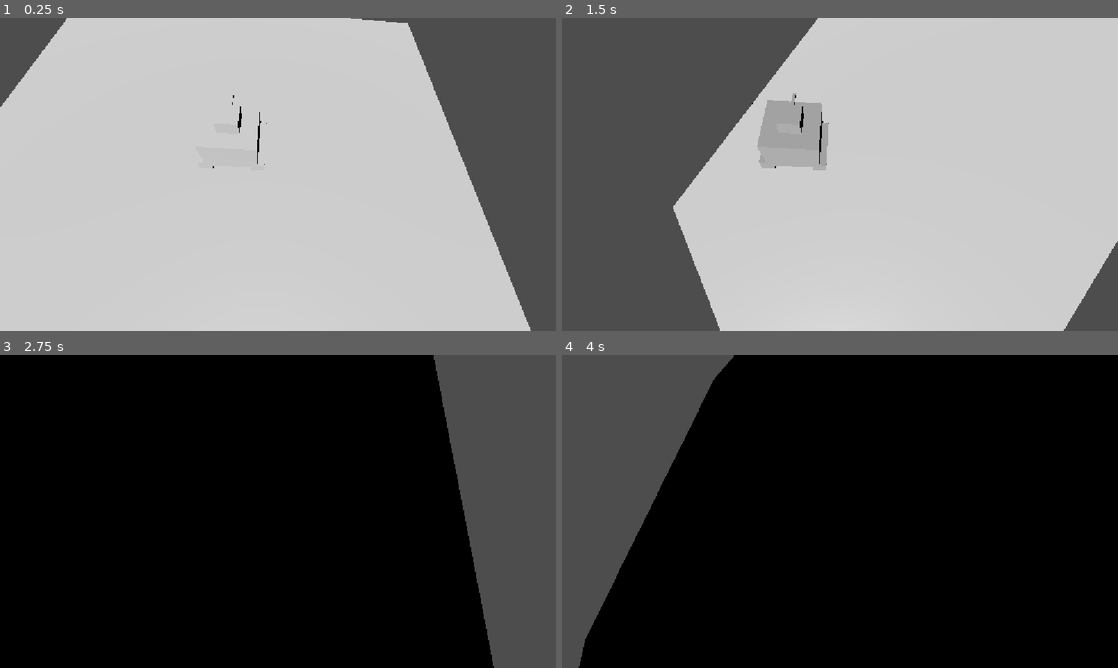
Above: before the commit, frames 1-4 (two rows, left to right).
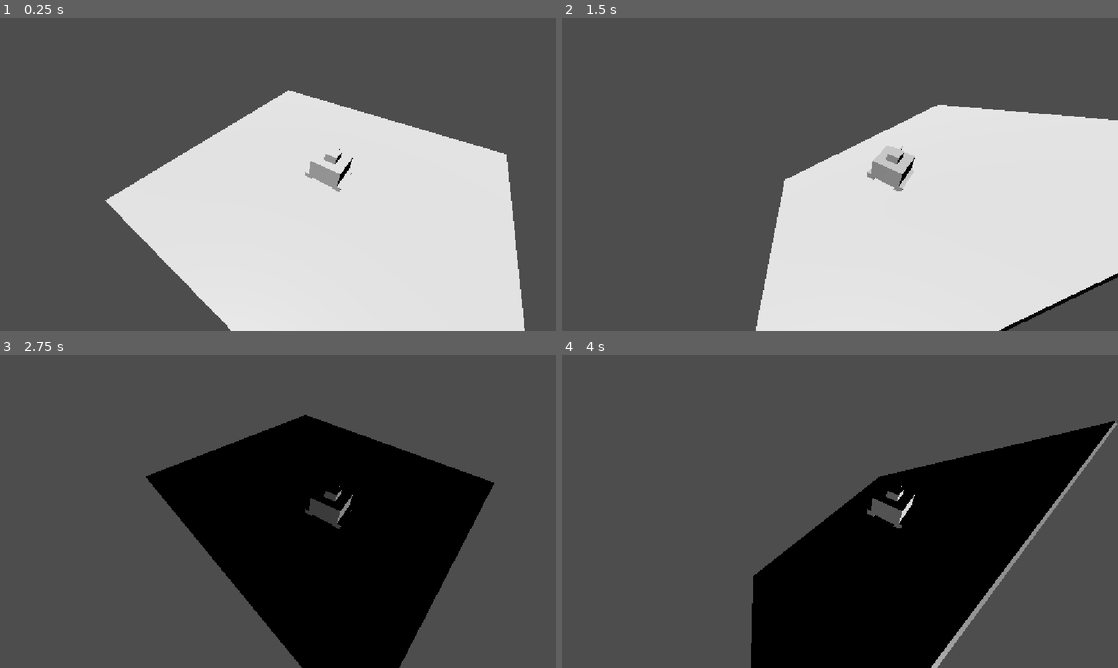
Above: after the commit, the same moments.

Repository: Grihgrix/Tank_Shift
Game: Godot game, scene res://Game scenes/Main_game_scene.tscn
Same seed, same stepped clock (60 frames per second), same inputs: the game is played once before the commit and once after it.
Inputs:
- Up to frame 1 (0.25 s): no input
- Up to frame 2 (1.5 s): tap Enter (ui_accept) at 0.5, 0.6, 0.77, 1.07, 1.35 s; hold Right (ui_right) 0.53-1.28 s; hold Down (ui_down) from 1.28 s (still down)
- Up to frame 3 (2.75 s): tap Enter (ui_accept) at 1.52, 1.82, 2.1 s; release Down (ui_down) at 2.03 s; hold Right (ui_right) from 2.03 s (still down)
- Up to frame 4 (4 s): release Right (ui_right) at 2.78 s; hold Up (ui_up) 2.78-3.53 s; tap Enter (ui_accept) at 2.85, 3.02, 3.32, 3.6, 3.77 s; hold Left (ui_left) from 3.53 s (still down)

The runs differ from the first frame. In frame 1, 46% of the frame differs, in the area x 0-96%, y 0-100%; in frame 2, 32%; in frame 3, 55%; in frame 4, 58%, in the area x 3-100%, y 0-100%.

Commit message:
Fix elevation bug on self shift
The tank now no longer moves away from the tile, and stay at its height

Diff:
--- a/Game scenes/Character scenes/character.gd
+++ b/Game scenes/Character scenes/character.gd
@@ -9,7 +9,7 @@
 
 
 func _ready():
-	pass
+	position.y = 0 # ensures we are on the tile levet
 
 func _physics_process(delta):
 	# Add the gravity.
@@ -19,18 +19,26 @@
 		# Gravity is not to be used in this project
 		# Needs to be replaced by thecharacter sticking to the tile surface
 
-	# Upside-down shift
+	##############
+	# Self-shift #
+	##############
+
+	# Upside-down shift command capture
 	if Input.is_action_just_pressed("ui_accept") and self_shift_triggered == false:
 		# Define the rotation post self shift
 		rotation_z_target = rotation.z + PI
 		self_shift_triggered = true
+		#rotation.z = rotation_z_target
+		#self_shift_triggered = false
 
 	# Operate self-shift
 	if abs(rotation.z - rotation_z_target) > 0.3 and self_shift_triggered:
+		position.y = 0 # ensures we remain on the tile side we are supposed to be on
 		rotation.z = move_toward(rotation.z, rotation_z_target, SHIFT_SPEED * delta)
 	elif abs(rotation.z - rotation_z_target) <= 0.3 and self_shift_triggered:
 		self_shift_triggered = false
 		rotation.z = rotation_z_target
+		position.y = 0 # ensures we remain on the tile side we are supposed to be on
 
 
 	######################################
--- a/Game scenes/Character scenes/character.tscn
+++ b/Game scenes/Character scenes/character.tscn
@@ -336,7 +336,7 @@
 script = ExtResource("1_0wov1")
 
 [node name="Proto_tank" type="Node3D" parent="." unique_id=1523143693]
-transform = Transform3D(0.99999994, 0, 0, 0, 0.99999994, 0, 0, 0, 1, 0, 1.3, 0)
+transform = Transform3D(0.99999994, 0, 0, 0, 0.99999994, 0, 0, 0, 1, 0, 1.15, 0)
 
 [node name="Cube" type="MeshInstance3D" parent="Proto_tank" unique_id=1411612659]
 transform = Transform3D(1, 0, 0, 0, 0.6620976, 0, 0, 0, 1, 0, -0.25772306, 0)
@@ -375,8 +375,8 @@
 mesh = SubResource("ArrayMesh_p4yk3")
 
 [node name="CollisionShape3D" type="CollisionShape3D" parent="." unique_id=931742010]
-transform = Transform3D(0.99999994, 0, 0, 0, 0.99999994, 0, 0, 0, 1, 0, 1.3, 0)
+transform = Transform3D(0.99999994, 0, 0, 0, 0.99999994, 0, 0, 0, 1, 0, 1.15, 0)
 shape = SubResource("BoxShape3D_f7ppj")
 
 [node name="Camera3D" type="Camera3D" parent="." unique_id=419559240]
-transform = Transform3D(0.9976826, -0.045210365, -0.050848354, 0.06494492, 0.40990305, 0.90981406, -0.020290134, -0.911008, 0.41188928, 1.394553, 7.5417957, 4.4893255)
+transform = Transform3D(0.8087248, -0.41591126, 0.4159111, 1.6095969e-10, 0.70710665, 0.7071069, -0.5881873, -0.5718548, 0.5718547, 3.0130458, 9.999996, 10)
--- a/Game scenes/Main_game_scene.tscn
+++ b/Game scenes/Main_game_scene.tscn
@@ -19,6 +19,6 @@
 [node name="Plaque" parent="Ground_Node3D/AnimatableBody3D" unique_id=325379494 instance=ExtResource("1_eiicu")]
 
 [node name="DirectionalLight3D" type="DirectionalLight3D" parent="." unique_id=1646275945]
-transform = Transform3D(1, 0, 0, 0, 0.6598504, 0.751397, 0, -0.751397, 0.6598504, -4.600258, 8.264026, 10.114742)
+transform = Transform3D(1, 0, 0, 0, 0.34202015, 0.9396926, 0, -0.9396926, 0.34202015, 0, 30, 0)
 
 [node name="Character" parent="." unique_id=1998404675 instance=ExtResource("2_sqh5q")]
